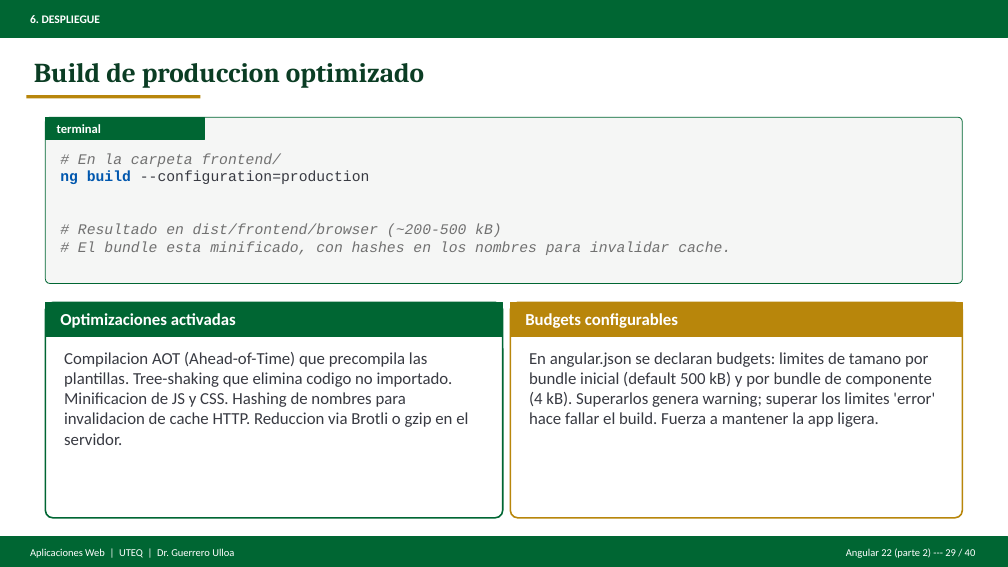
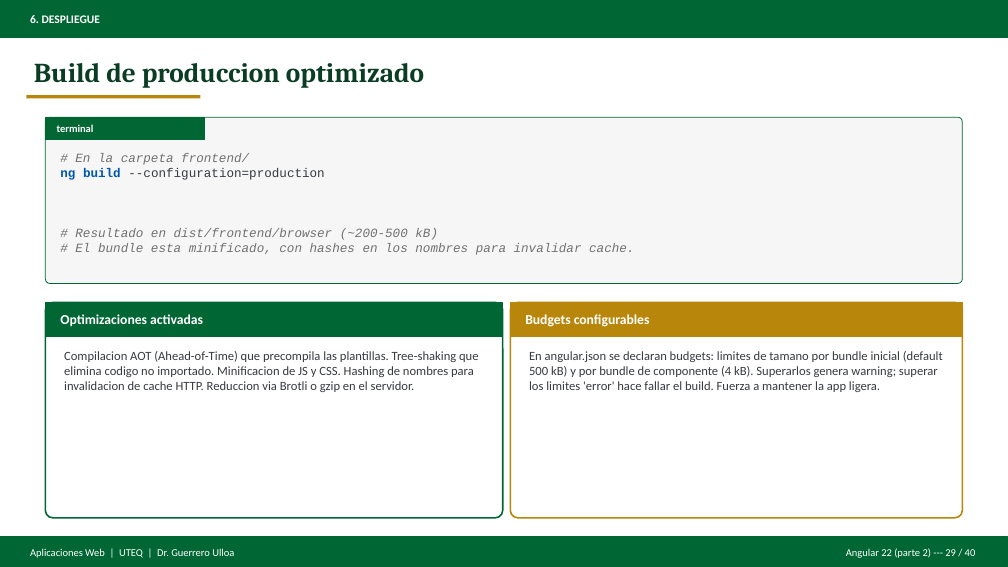
Before and after one commit to gleiston-guerrero/Asignaturas, a slide deck: slide 29 of AplicacionesWeb/Material de clases/Presentaciones/Deck_Angular22_Parte2.pptx. Drawn at 1008x567 pixels with LibreOffice and Linux fonts; fonts in the diff are those of the drawing. Boxes give left, top, right and bottom in pixels: in the first picture for what was removed or moved away, otherwise in the second. Text is boxed around its words. In the diff, an @@ line names an element or a change of style, - is before the commit and + after.

Commit message:
Material AppWeb - Angular

```diff
--- a/AplicacionesWeb/Material de clases/Presentaciones/Deck_Angular22_Parte2.pptx
+++ b/AplicacionesWeb/Material de clases/Presentaciones/Deck_Angular22_Parte2.pptx
@@ text "terminal" at <box>57,124,94,132</box>: size 12 to 10 pt @@
@@ text "# En la carpeta frontend/ ..." at <box>60,153,634,255</box>: size 14 to 12 pt @@
@@ text "Optimizaciones activadas" at <box>60,314,203,326</box>: size 16 to 13 pt @@
@@ text "Budgets configurables" at <box>525,314,650,327</box>: size 16 to 13 pt @@
@@ text "Compilacion AOT (Ahead-of-Time) que precompila ..." at <box>64,351,478,392</box>: size 16 to 12 pt @@
@@ text "En angular.json se declaran budgets: ..." at <box>529,351,943,392</box>: size 16 to 12 pt @@
```
Also in this commit, not shown: 30 other slides changed, 1 slide added, 5 other files.
